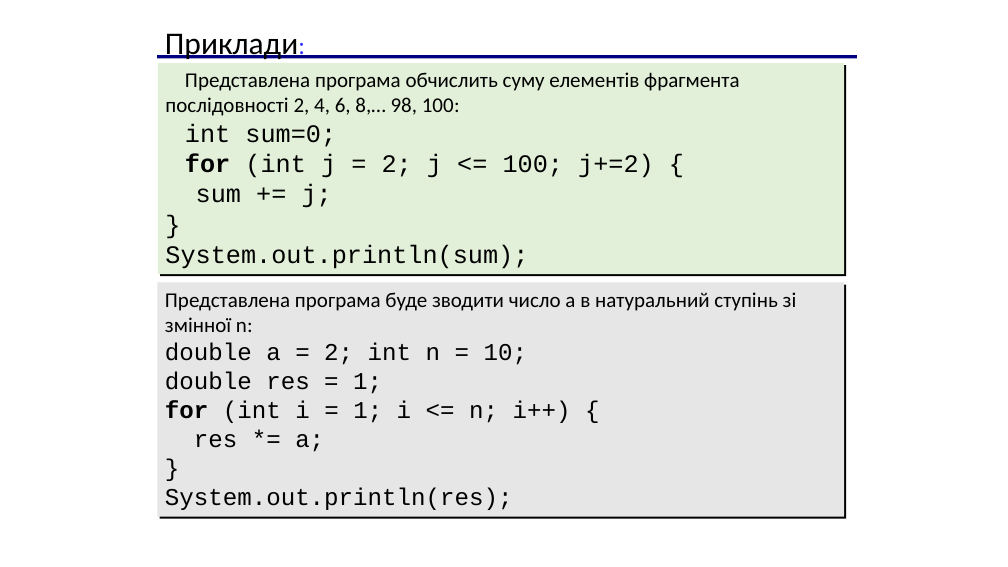
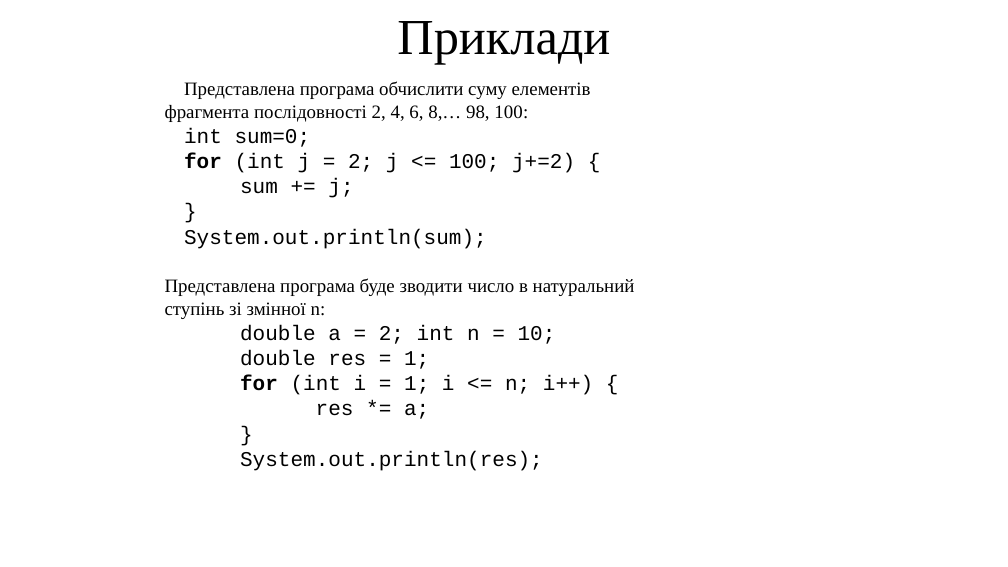
Before and after one commit to arg3ntuum/JavaCourse, a slide deck: slide 13 of Java Урок 5 for while.pptx. Drawn at 1008x567 pixels with LibreOffice and Linux fonts; fonts in the diff are those of the drawing. Boxes give left, top, right and bottom in pixels: in the first picture for what was removed or moved away, otherwise in the second. Text is boxed around its words. In the diff, an @@ line names an element or a change of style, - is before the commit and + after.

```diff
--- a/Java Урок 5 for while.pptx
+++ b/Java Урок 5 for while.pptx
@@ text at [397, 21, 610, 64]: text changed; size 30 to 48 pt; font Calibri to Times New Roman @@
-Приклади:
+Приклади
@@ line removed from (157, 57) to (858, 57) @@
@@ text "Представлена програма обчислити суму елементів ...": place and size @@
-text "Представлена програма обчислити суму елементів ..." at [158, 63, 845, 274]
+text "Представлена програма обчислити суму елементів ..." at [165, 81, 591, 249]
@@ text "Представлена програма обчислити суму елементів ..." at [165, 81, 591, 249]: fill #E2F0D9 to none; shadow off @@
@@ text at [165, 81, 591, 122]: text changed; size 20 to 18 pt; font Calibri to Times New Roman @@
-Представлена програма обчислить суму елементів фрагмента послідовності 2, 4, 6, 8,… 98, 100:
+Представлена програма обчислити суму елементів фрагмента послідовності 2, 4, 6, 8,… 98, 100:
@@ text at [184, 128, 311, 147]: size 24 to 20 pt in "int sum=0;" @@
@@ text at [184, 153, 575, 249]: text changed; size 24 to 20 pt @@
-for (int j = 2; j <= 100; j+=2) {
-sum += j;
-}
-System.out.println(sum);
+for (int j = 2; j <= 100; j+=2) {
+sum += j;
+}
+System.out.println(sum);
@@ text "Представлена програма буде зводити число ...": place and size @@
-text "Представлена програма буде зводити число ..." at [157, 283, 844, 517]
+text "Представлена програма буде зводити число ..." at [165, 278, 635, 471]
@@ text "Представлена програма буде зводити число ..." at [165, 278, 635, 471]: fill #E7E6E6 to none; shadow off @@
@@ text at [165, 278, 635, 319]: text changed; size 20 to 18 pt; font Calibri to Times New Roman @@
-Представлена програма буде зводити число a в натуральний ступінь зі змінної n:
+Представлена програма буде зводити число в натуральний ступінь зі змінної n:
@@ text at [240, 325, 593, 471]: size 23 to 20 pt in "double a = 2; int n = ..." @@
```
Also in this commit, not shown: 17 other slides changed, 36 other files.
